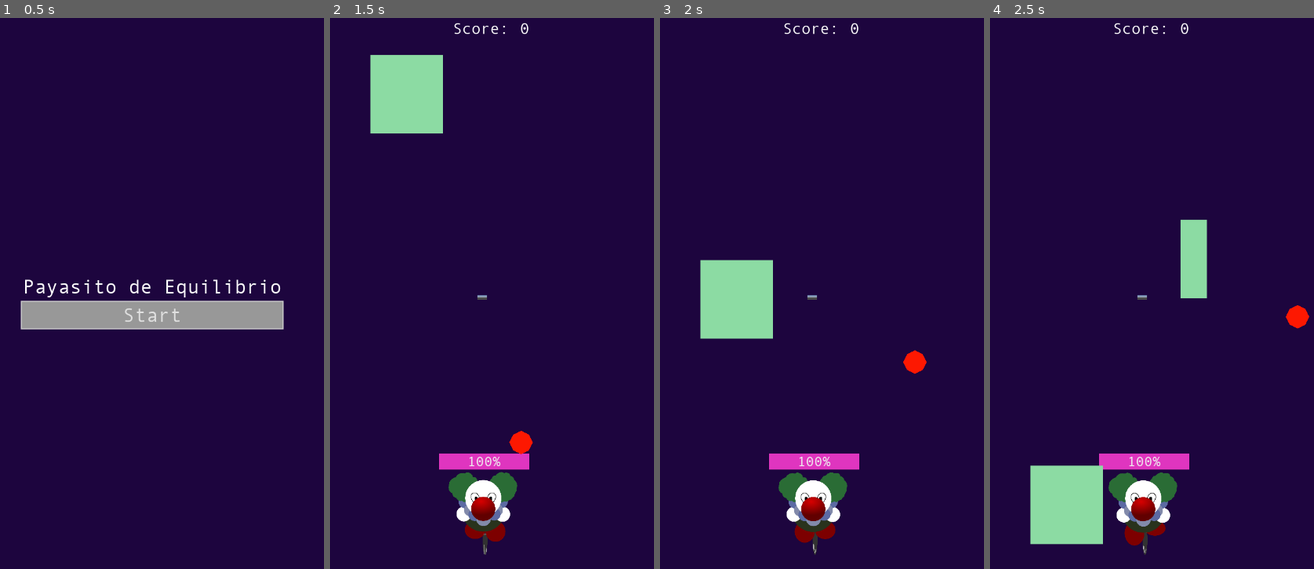
Above: before the commit, frames 1-4 (left to right).
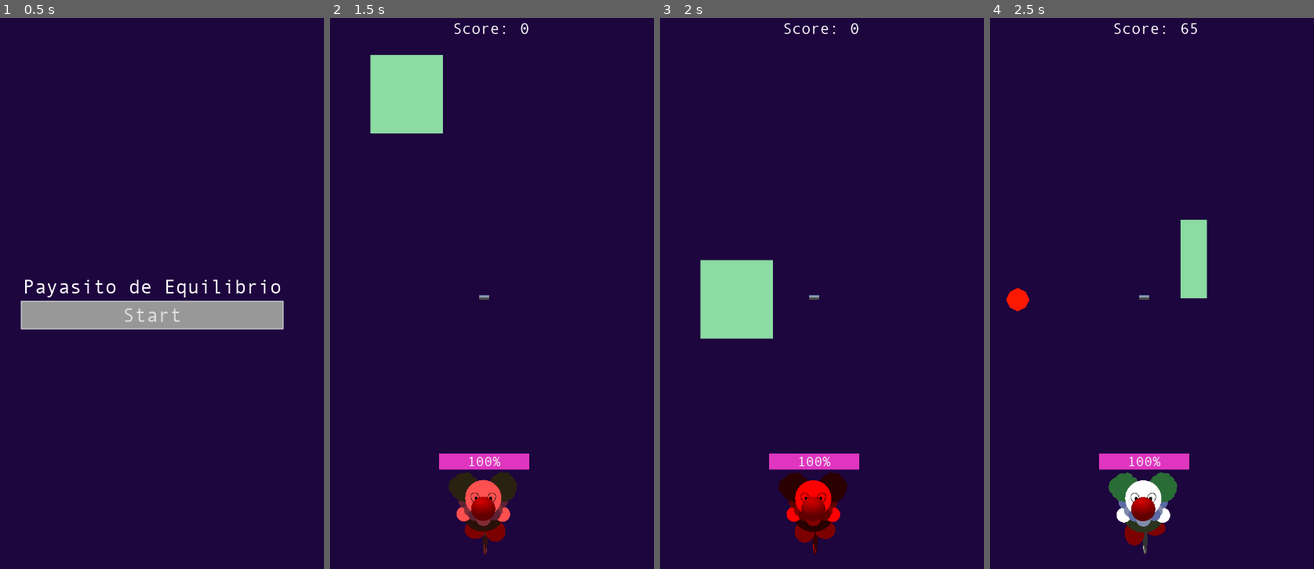
Above: after the commit, the same moments.

Repository: drarbego/payaso-de-equilibrio
Game: Godot game, scene res://StartGameMenu.tscn
Same seed, same stepped clock (60 frames per second), same inputs: the game is played once before the commit and once after it. A sky picture missing from this copy of the repository is replaced by a grey-blue gradient.
Inputs (mouse positions are in pixels of both pictures, inside the frame that each line leads up to):
- Up to frame 1 (0.5 s): no input
- Up to frame 2 (1.5 s): click "Start" at 0.5 s; move the mouse to (560, 271) at 1.27 s; press the mouse at (560, 271) at 1.28 s
- Up to frame 3 (2 s): no input
- Up to frame 4 (2.5 s): move the mouse to (1071, 332) at 2.02 s; release the mouse at (1071, 332) at 2.03 s; click (1071, 332) at 2.1 s

Frame 1 is identical in both runs. In frame 2, 1.6% of the frame differs, in the area x 36-63%, y 50-98%; in frame 3, 1.7%; in frame 4, 3.7%, in the area x 4-99%, y 0-96%.

Commit message:
Improve animations and projectile

Diff:
--- a/Ammo.tscn
+++ b/Ammo.tscn
@@ -3,7 +3,7 @@
 [ext_resource path="res://Ammo.gd" type="Script" id=1]
 
 [sub_resource type="CircleShape2D" id=1]
-radius = 40.0
+radius = 20.0
 
 [node name="Ammo" type="Area2D"]
 script = ExtResource( 1 )
@@ -12,6 +12,6 @@
 shape = SubResource( 1 )
 
 [node name="Polygon2D" type="Polygon2D" parent="."]
-color = Color( 1, 0.992157, 0.498039, 1 )
-polygon = PoolVector2Array( 0, 40, 32, 16, 32, -16, 0, -40, -32, -16, -32, 16 )
+color = Color( 1, 0, 0, 1 )
+polygon = PoolVector2Array( 0, 24, 16, 16, 24, 0, 16, -16, 0, -24, -16, -16, -24, 0, -16, 16 )
 [connection signal="body_entered" from="." to="." method="_on_Ammo_body_entered"]
--- a/BaseProjectile.gd
+++ b/BaseProjectile.gd
@@ -2,7 +2,7 @@
 
 class_name Projectile
 
-export (float) var max_speed = 1000
+export (float) var max_speed = 2000
 var speed = max_speed
 var speed_decrease = 300
 export (float) var gravity_speed = 500
@@ -14,11 +14,5 @@
 	var collision = move_and_collide(velocity + gravity)
 	speed = clamp(speed - speed_decrease * delta, 0, max_speed)
 
-	if collision:
+	if collision and collision.collider.name == "Margin":
 		dir = dir.bounce(collision.normal)
-
-		if collision.collider is Player:
-			collision.collider.increase_bullets()
-			self.queue_free()
-		if collision.collider is Obstacle:
-			collision.collider.destroy()
--- a/Characters/Payasito.gd
+++ b/Characters/Payasito.gd
@@ -11,14 +11,31 @@
 var bullets = 1
 
 signal fell
-signal shot(dir)
+signal shot(dir, speed_factor)
 
 class_name Player
 
+enum {
+	AIMING,
+	BALANCING,
+	HURTING,
+	FALLING
+}
+
+var shoot_charge_timer = Timer.new()
+var shoot_charge_wait_time = 1.0
+
+var state = BALANCING
+
+func _ready():
+	self.shoot_charge_timer.autostart = false
+	self.shoot_charge_timer.one_shot = true
+	self.shoot_charge_timer.set_wait_time(self.shoot_charge_wait_time)
+	self.add_child(self.shoot_charge_timer)
 
 func _physics_process(delta):
 	var inclination = self.get_inclination()
-	var motion = Vector2(inclination, 0) * self.speed
+	var motion = 0 if self.state == FALLING else Vector2(inclination, 0) * self.speed
 	var __ = self.move_and_slide(motion)
 
 	var equilibrium_delta = equilibrium_decrease_unit if abs(inclination) > equilibrium_limit else equilibrium_increase_unit
@@ -35,11 +52,18 @@
 		emit_signal("fell")
 
 func _unhandled_input(event):
-	if event.is_action_pressed("shoot"):
+	if event.is_action_pressed("shoot") and self.bullets > 0:
+		self.state = AIMING
+		self.shoot_charge_timer.start()
+
+	if event.is_action_released("shoot"):
 		var shoot_dir = (get_global_mouse_position() - self.global_position).normalized()
-		if self.bullets > 0 and shoot_dir.angle() < 0:
+		var speed_factor = (self.shoot_charge_wait_time - self.shoot_charge_timer.get_time_left()) / self.shoot_charge_wait_time
+
+		if self.bullets > 0 and shoot_dir.angle() < 0 and self.state == AIMING:
 			self.decrease_bullets()
-			emit_signal("shot", shoot_dir)
+			emit_signal("shot", shoot_dir, speed_factor)
+		self.state = BALANCING
 
 func increase_bullets():
 	self.bullets += 1
@@ -53,9 +77,22 @@
 func _on_Hitbox_body_entered(body):
 	if body is Obstacle:
 		self.handle_hit(body)
+	elif body is Projectile:
+		self.increase_bullets()
+		body.queue_free()
 
-func _process(_delta):
+func _process(delta):
 	$ProgressBar.value = self.equilibrium
+	if self.state == AIMING:
+		var modulate = $AnimatedSprite.modulate + (Color(1, -1, -1) * delta * self.shoot_charge_wait_time)
+		$AnimatedSprite.modulate = Color(
+			clamp(modulate.r, 0, 1),
+			clamp(modulate.g, 0, 0.5),
+			clamp(modulate.b, 0, 0.5)
+		)
+		print($AnimatedSprite.modulate)
+	else:
+		$AnimatedSprite.modulate = Color.white
 
 func handle_hit(obstacle):
 	self.equilibrium -= 30
--- a/Characters/Payasito.tscn
+++ b/Characters/Payasito.tscn
@@ -44,7 +44,7 @@
 radius = 50.0
 
 [sub_resource type="CircleShape2D" id=2]
-radius = 50.0
+radius = 60.0
 
 [sub_resource type="StyleBoxFlat" id=3]
 bg_color = Color( 0.878431, 0.211765, 0.752941, 1 )
@@ -70,6 +70,87 @@
 "name": "low",
 "speed": 24.0
 } ]
+
+[sub_resource type="Animation" id=6]
+resource_name = "falling"
+tracks/0/type = "value"
+tracks/0/path = NodePath("AnimatedSprite:position")
+tracks/0/interp = 2
+tracks/0/loop_wrap = true
+tracks/0/imported = false
+tracks/0/enabled = true
+tracks/0/keys = {
+"times": PoolRealArray( 0, 0.5, 1 ),
+"transitions": PoolRealArray( 1, 1, 1 ),
+"update": 0,
+"values": [ Vector2( 0, 0 ), Vector2( 0, -150 ), Vector2( 0, 270 ) ]
+}
+tracks/1/type = "value"
+tracks/1/path = NodePath("AnimatedSprite:scale")
+tracks/1/interp = 1
+tracks/1/loop_wrap = true
+tracks/1/imported = false
+tracks/1/enabled = true
+tracks/1/keys = {
+"times": PoolRealArray( 0, 0.5 ),
+"transitions": PoolRealArray( 1, 1 ),
+"update": 0,
+"values": [ Vector2( 0.2, 0.2 ), Vector2( 0.4, 0.4 ) ]
+}
+
+[sub_resource type="Animation" id=7]
+resource_name = "falling_left"
+tracks/0/type = "value"
+tracks/0/path = NodePath("AnimatedSprite:position")
+tracks/0/interp = 2
+tracks/0/loop_wrap = true
+tracks/0/imported = false
+tracks/0/enabled = true
+tracks/0/keys = {
+"times": PoolRealArray( 0, 0.5, 1 ),
+"transitions": PoolRealArray( 1, 1, 1 ),
+"update": 0,
+"values": [ Vector2( 0, 0 ), Vector2( -50, -100 ), Vector2( -150, 270 ) ]
+}
+tracks/1/type = "value"
+tracks/1/path = NodePath("AnimatedSprite:scale")
+tracks/1/interp = 1
+tracks/1/loop_wrap = true
+tracks/1/imported = false
+tracks/1/enabled = true
+tracks/1/keys = {
+"times": PoolRealArray( 0, 0.5 ),
+"transitions": PoolRealArray( 1, 1 ),
+"update": 0,
+"values": [ Vector2( 0.2, 0.2 ), Vector2( 0.4, 0.4 ) ]
+}
+
+[sub_resource type="Animation" id=8]
+resource_name = "falling_right"
+tracks/0/type = "value"
+tracks/0/path = NodePath("AnimatedSprite:position")
+tracks/0/interp = 2
+tracks/0/loop_wrap = true
+tracks/0/imported = false
+tracks/0/enabled = true
+tracks/0/keys = {
+"times": PoolRealArray( 0, 0.5, 1 ),
+"transitions": PoolRealArray( 1, 1, 1 ),
+"update": 0,
+"values": [ Vector2( 0, 0 ), Vector2( 100, -150 ), Vector2( 150, 270 ) ]
+}
+tracks/1/type = "value"
+tracks/1/path = NodePath("AnimatedSprite:scale")
+tracks/1/interp = 1
+tracks/1/loop_wrap = true
+tracks/1/imported = false
+tracks/1/enabled = true
+tracks/1/keys = {
+"times": PoolRealArray( 0, 0.5 ),
+"transitions": PoolRealArray( 1, 1 ),
+"update": 0,
+"values": [ Vector2( 0.2, 0.2 ), Vector2( 0.4, 0.4 ) ]
+}
 
 [node name="Payasito" type="KinematicBody2D"]
 script = ExtResource( 1 )
@@ -102,4 +183,9 @@
 frames = SubResource( 5 )
 animation = "low"
 frame = 2
+
+[node name="AnimationPlayer" type="AnimationPlayer" parent="."]
+anims/falling = SubResource( 6 )
+anims/falling_left = SubResource( 7 )
+anims/falling_right = SubResource( 8 )
 [connection signal="body_entered" from="Hitbox" to="." method="_on_Hitbox_body_entered"]
--- a/Env.gd
+++ b/Env.gd
@@ -66,32 +66,31 @@
 		add_child(ammo)
 		body.queue_free()
 
+func _on_GameOverTimer_timeout():
+	game_over()
+
 func _on_LeftLimitDetector_body_entered(body):
-	if body is Player:
-		$LimitDetectors/LimitTimer.start()
-
-func _on_LeftLimitDetector_body_exited(body):
-	if body is Player:
-		$LimitDetectors/LimitTimer.stop()
+	if body is Player and body.state != $Payasito.FALLING:
+		$GameOverTimer.start()
+		$Payasito.state = $Payasito.FALLING
+		$Payasito/AnimationPlayer.play("falling_left")
 
 func _on_RightLimitDetector_body_entered(body):
-	if body is Player:
-		$LimitDetectors/LimitTimer.start()
-
-func _on_RightLimitDetector_body_exited(body):
-	if body is Player:
-		$LimitDetectors/LimitTimer.stop()
-
-func _on_LimitTimer_timeout():
-	game_over()
+	if body is Player and body.state != $Payasito.FALLING:
+		$GameOverTimer.start()
+		$Payasito.state = $Payasito.FALLING
+		$Payasito/AnimationPlayer.play("falling_right")
 
 func _on_Payasito_fell():
-	game_over()
+	$GameOverTimer.start()
+	$Payasito.state = $Payasito.FALLING
+	$Payasito/AnimationPlayer.play("falling")
 
-func _on_Payasito_shot(dir):
+func _on_Payasito_shot(dir, speed_factor):
 	var projectile = projectile_class.instance()
 	projectile.dir = dir
-	projectile.global_position = $Payasito.global_position + dir * 70
+	projectile.global_position = $Payasito.global_position + dir * 100
+	projectile.speed = projectile.max_speed * speed_factor
 	$Projectiles.add_child(projectile)
 
 func game_over():
--- a/Env.tscn
+++ b/Env.tscn
@@ -25,8 +25,8 @@
 CLOUD_ANIMATION_SPEED = 400.0
 
 [node name="Background" type="Sprite" parent="."]
-position = Vector2( 360, 632 )
-scale = Vector2( 0.318519, 0.325 )
+position = Vector2( 364, 632 )
+scale = Vector2( 0.322222, 0.325 )
 texture = ExtResource( 6 )
 
 [node name="CloudTimer" type="Timer" parent="."]
@@ -41,7 +41,7 @@
 [node name="Margin" type="StaticBody2D" parent="."]
 
 [node name="CollisionPolygon2D" type="CollisionPolygon2D" parent="Margin"]
-polygon = PoolVector2Array( 0, 0, 0, 1280, 720, 1280, 720, 0, 712, 0, 712, 1272, 8, 1272, 8, 0 )
+polygon = PoolVector2Array( 0, 1280, 720, 1280, 720, -8, 0, -8, 0, 1256, 16, 1256, 16, 8, 704, 8, 704, 1256, 0, 1256 )
 
 [node name="ObstacleDeleter" type="Area2D" parent="."]
 position = Vector2( 360, 1160 )
@@ -73,10 +73,6 @@
 
 [node name="CollisionShape2D" type="CollisionShape2D" parent="LimitDetectors/Right"]
 shape = SubResource( 2 )
-
-[node name="LimitTimer" type="Timer" parent="LimitDetectors"]
-wait_time = 0.6
-one_shot = true
 
 [node name="AudioStreamPlayer" type="AudioStreamPlayer" parent="."]
 stream = ExtResource( 5 )
@@ -119,15 +115,13 @@
 __meta__ = {
 "_edit_use_anchors_": false
 }
+
+[node name="GameOverTimer" type="Timer" parent="."]
 [connection signal="timeout" from="CloudTimer" to="." method="_on_CloudTimer_timeout"]
 [connection signal="fell" from="Payasito" to="." method="_on_Payasito_fell"]
 [connection signal="shot" from="Payasito" to="." method="_on_Payasito_shot"]
 [connection signal="body_entered" from="ObstacleDeleter" to="." method="_on_ObstacleDeleter_body_entered"]
 [connection signal="body_entered" from="LimitDetectors/Left" to="." method="_on_LeftLimitDetector_body_entered"]
-[connection signal="body_exited" from="LimitDetectors/Left" to="." method="_on_Left_body_exited"]
-[connection signal="body_exited" from="LimitDetectors/Left" to="." method="_on_LeftLimitDetector_body_exited"]
 [connection signal="body_entered" from="LimitDetectors/Right" to="." method="_on_RightLimitDetector_body_entered"]
-[connection signal="body_exited" from="LimitDetectors/Right" to="." method="_on_Right_body_exited"]
-[connection signal="body_exited" from="LimitDetectors/Right" to="." method="_on_RightLimitDetector_body_exited"]
-[connection signal="timeout" from="LimitDetectors/LimitTimer" to="." method="_on_LimitTimer_timeout"]
 [connection signal="timeout" from="ScoreTimer" to="." method="_on_ScoreTimer_timeout"]
+[connection signal="timeout" from="GameOverTimer" to="." method="_on_GameOverTimer_timeout"]
--- a/Obstacle.gd
+++ b/Obstacle.gd
@@ -10,6 +10,11 @@
 var speed = 0
 
 signal destroyed(points)
+
+func _on_Hitbox_body_entered(body):
+	if body is Projectile:
+		$CollisionShape2D.set_deferred('disabled', true)
+		self.destroy()
 
 func _ready():
 	var shape = RectangleShape2D.new()
--- a/Obstacle.tscn
+++ b/Obstacle.tscn
@@ -1,9 +1,12 @@
-[gd_scene load_steps=3 format=2]
+[gd_scene load_steps=4 format=2]
 
 [ext_resource path="res://Obstacle.gd" type="Script" id=1]
 
 [sub_resource type="RectangleShape2D" id=1]
 extents = Vector2( 80, 80 )
+
+[sub_resource type="RectangleShape2D" id=2]
+extents = Vector2( 88, 88 )
 
 [node name="Obstacle" type="KinematicBody2D"]
 collision_layer = 2
@@ -16,3 +19,11 @@
 [node name="Polygon2D" type="Polygon2D" parent="."]
 color = Color( 0.552941, 0.862745, 0.643137, 1 )
 polygon = PoolVector2Array( -80, -80, 80, -80, 80, 80, -80, 80 )
+
+[node name="Hitbox" type="Area2D" parent="."]
+collision_layer = 2
+collision_mask = 2
+
+[node name="CollisionShape2D" type="CollisionShape2D" parent="Hitbox"]
+shape = SubResource( 2 )
+[connection signal="body_entered" from="Hitbox" to="." method="_on_Hitbox_body_entered"]
Not shown: 1 places in Characters/Payasito.tscn that only renumber resources
